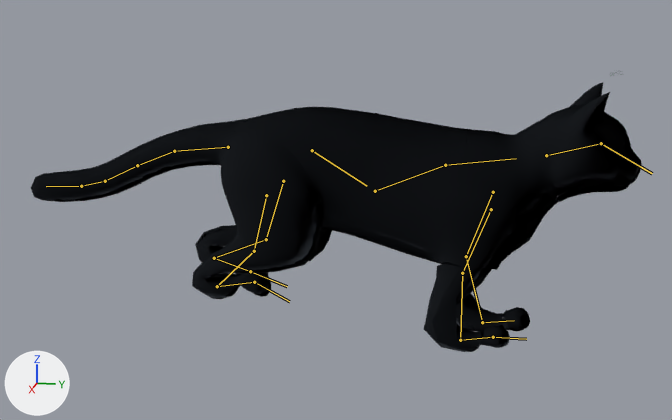
Two versions of the glTF model apps/web/public/avatars/cat.glb, one commit apart.
One viewpoint serves both versions: a 50 mm lens placed at (1.014, 0.183, 0.389), pointed at (-0.002, -0.02, 0.135). Arrows for +X, +Y and +Z are at lower left; the lights stay in place. The older version comes first. Both versions are drawn at frame 3 of the action 'run'; the numbers are the values there. The bones that change, and the others that lie on the model, are drawn over the model as lines.

Objects in the first picture: 'VIS_cat'.
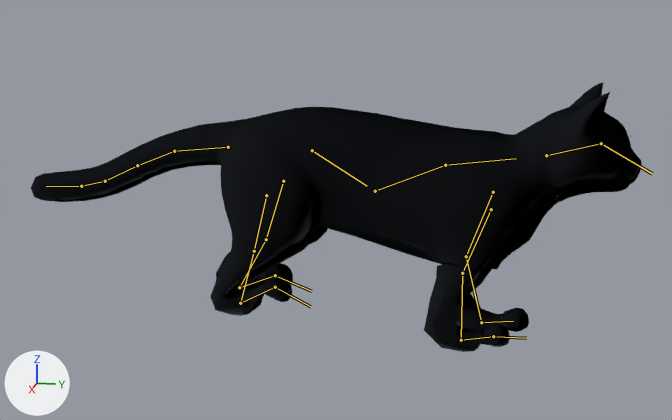
Location of each change, [x1, y1, x2, y2] in pixels of the pictures (672 x 420 px):
'VIS_cat', posed
    before: [31, 71, 642, 352]
    after: [31, 82, 642, 352]
bone 'hindleg_upper_L', root to tip
    before: (266, 239) to (214, 258)
    after: (266, 239) to (239, 287)
bone 'hindpaw_L', root to tip
    before: (250, 271) to (287, 286)
    after: (275, 275) to (311, 291)
bone 'hindleg_upper_R', root to tip
    before: (254, 251) to (217, 286)
    after: (254, 251) to (240, 303)
bone 'hindleg_lower_R', root to tip
    before: (217, 286) to (254, 282)
    after: (240, 303) to (275, 287)
bone 'hindpaw_R', root to tip
    before: (254, 282) to (289, 301)
    after: (275, 287) to (310, 306)

The change in detail:
Bone 'hindleg_upper_L' (bone_hindleg_upper_l) turns from (-37, -2, -7) to (2, 0, -2) degrees about its own x, y and z.
Bone 'hindpaw_L' (bone_hindpaw_l) turns from (-72, 2, -7) to (-111, 3, -12) degrees about its own x, y and z.
Bone 'hindleg_upper_R' (bone_hindleg_upper_r) turns from (-14, 1, 5) to (14, 0, 1) degrees about its own x, y and z.
Bone 'hindleg_lower_R' (bone_hindleg_lower_r) turns from (88, 2, -7) to (76, 0, -1) degrees about its own x, y and z.
Bone 'hindpaw_R' (bone_hindpaw_r) turns from (-103, -1, 11) to (-118, -5, 14) degrees about its own x, y and z.
